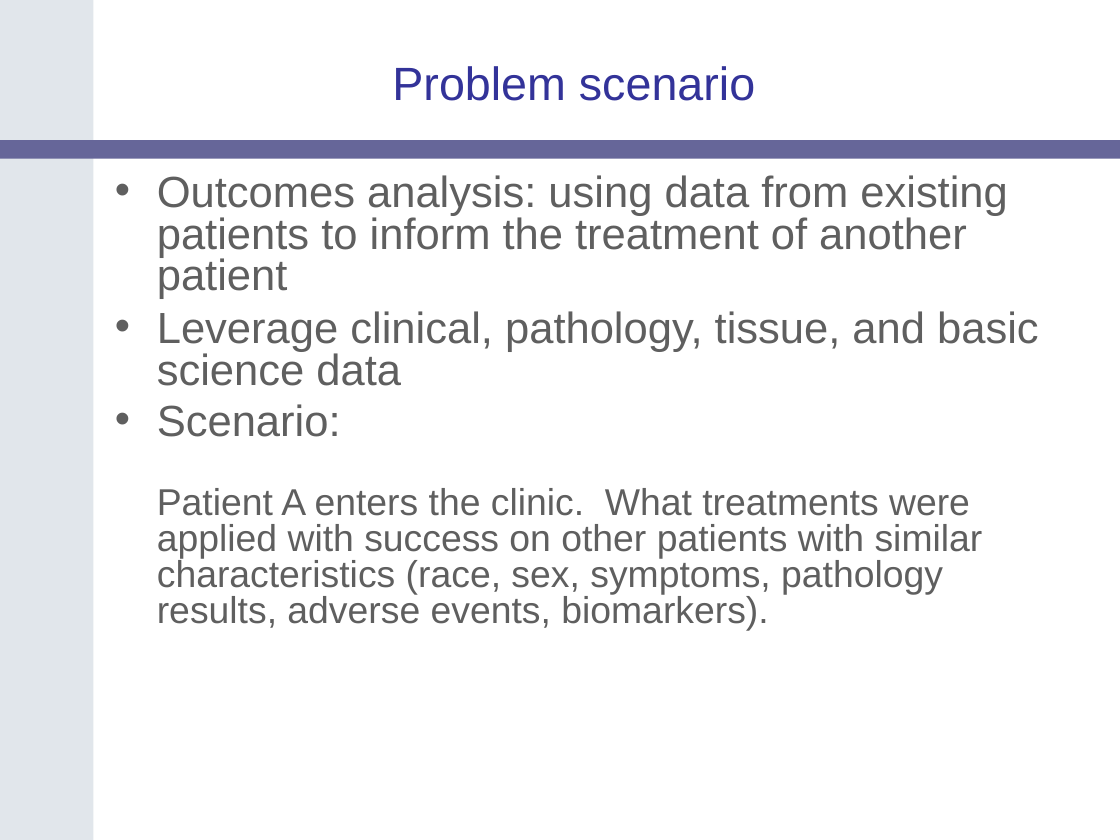
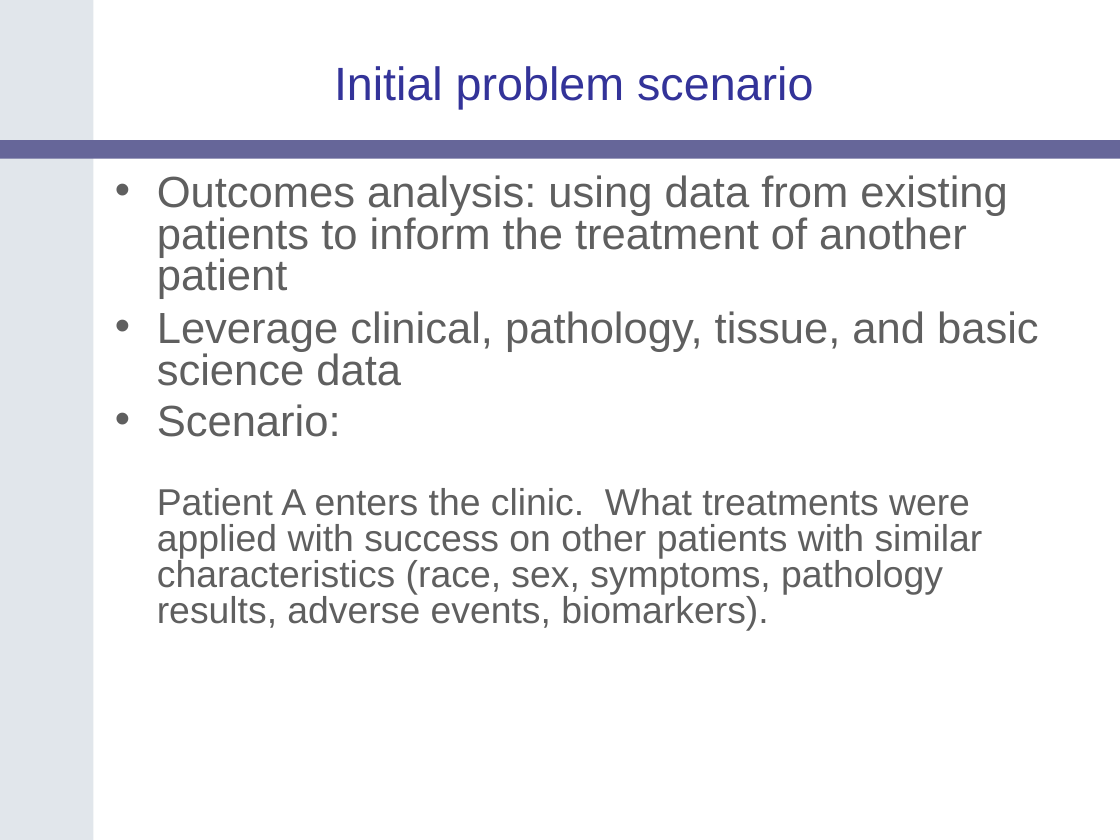
Before and after one commit to NCIP/catrip, a slide deck: slide 5 of catrip/documentation/presentations/catrip_beta_demo_2006_11_01/catrip_demo_2006_11_01.ppt. Drawn at 1120x840 pixels with LibreOffice and Linux fonts; fonts in the diff are those of the drawing; background and template pictures are left out. Boxes give left, top, right and bottom in pixels: in the first picture for what was removed or moved away, otherwise in the second. Text is boxed around its words. In the diff, an @@ line names an element or a change of style, - is before the commit and + after.

```diff
--- a/catrip/documentation/presentations/catrip_beta_demo_2006_11_01/catrip_demo_2006_11_01.ppt
+++ b/catrip/documentation/presentations/catrip_beta_demo_2006_11_01/catrip_demo_2006_11_01.ppt
@@ title at (x1=334, y1=66, x2=813, y2=110): text changed @@
-Problem scenario
+Initial problem scenario
```
Also in this commit, not shown: 2 other slides changed.
